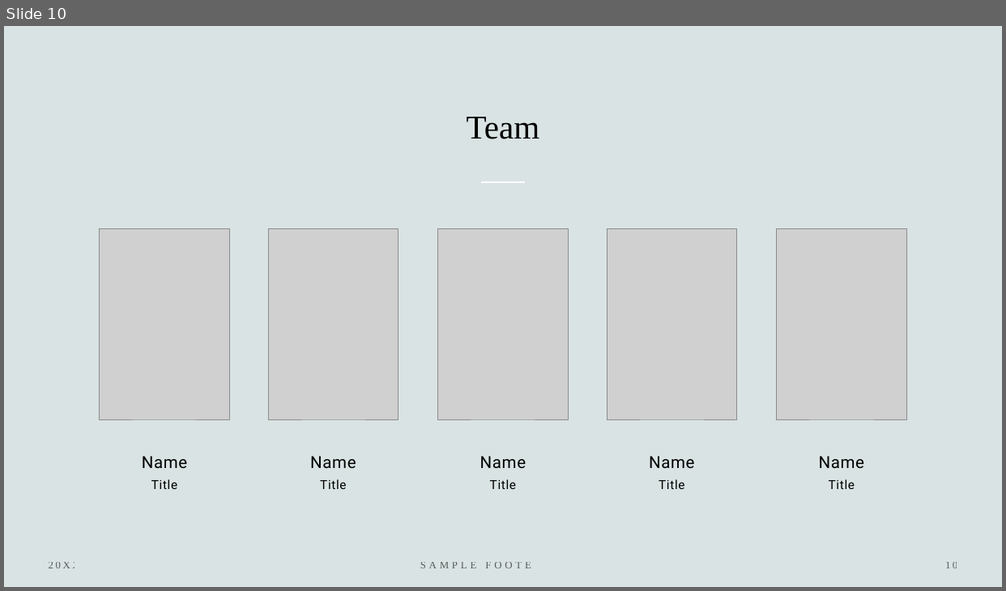
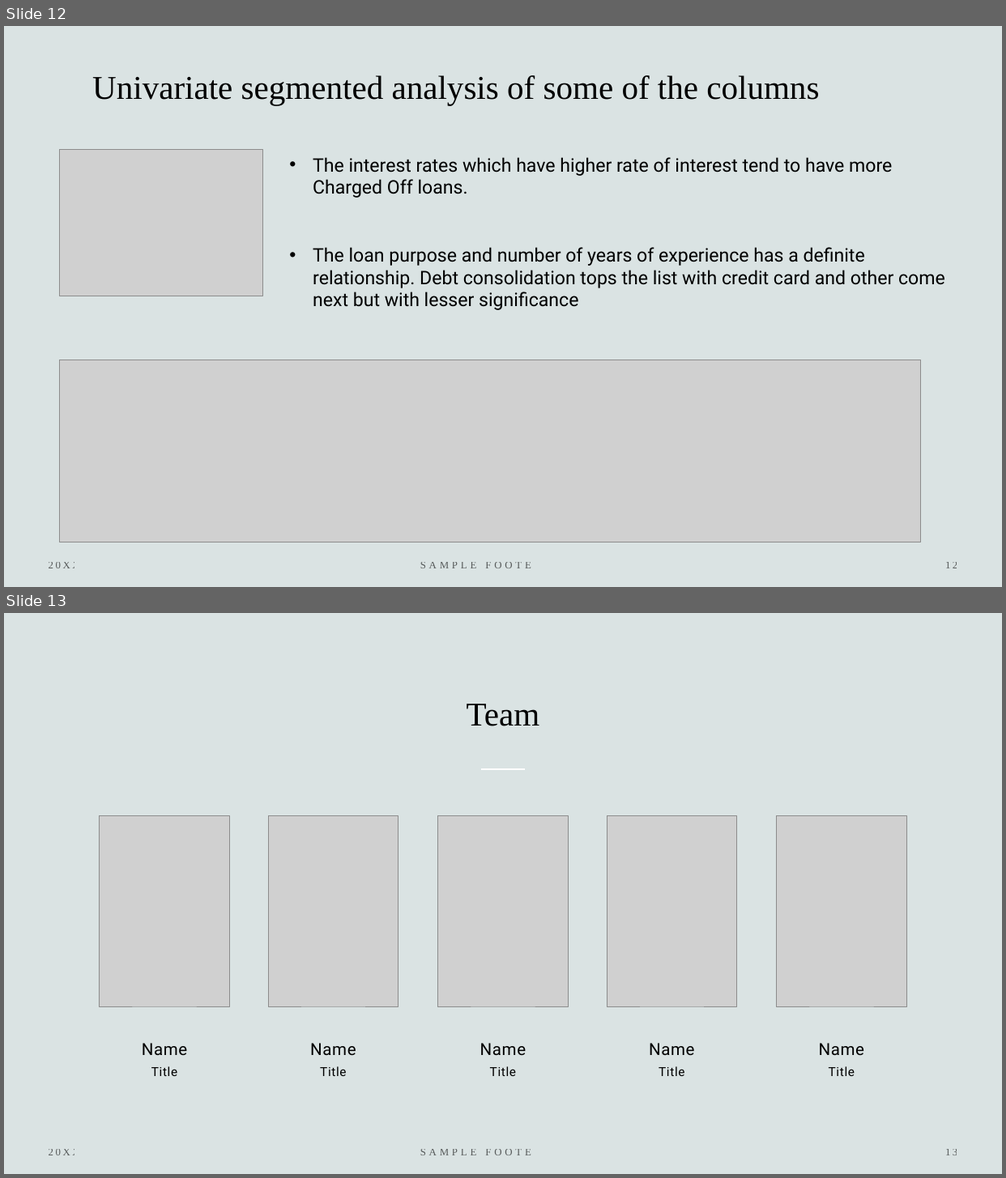
Before and after one commit to nikhil-mothkuri/Lending_Case_Study_Upgrad, a slide deck: Lending Case Study.pptx. Shown one above the other, each under a label of ours: slide 10 before the commit, slides 12 and 13 after it. The pictures are 1006x591 and 1006x1178 pixels, drawn with LibreOffice and Linux fonts; fonts in the diff are those of the drawing; grey boxes stand for pictures. Boxes give left, top, right and bottom in pixels: in the first picture for what was removed or moved away, otherwise in the second. Text is boxed around its words. In the diff, an @@ line names an element or a change of style, - is before the commit and + after.

Commit message:
Presentation changes

```diff
--- a/Lending Case Study.pptx
+++ b/Lending Case Study.pptx
@@ slide 12 added at (4,26,1002,587), background #DAE3E3 @@
@@ title added at (92,75,819,105), 32 pt, text #000000 @@
+Univariate segmented analysis of some of the columns
@@ picture added at (59,149,262,297) @@
@@ text added at (313,157,892,198), 18 pt, text #000000 @@
+• The interest rates which have higher rate of interest tend to have more Charged Off loans.
@@ text added at (313,247,945,310), 18 pt, text #000000 @@
+• The loan purpose and number of years of experience has a definite relationship. Debt consolidation tops the list with credit card and other come next but with lesser significance
@@ picture added at (59,360,921,542) @@
@@ text added at (49,562,80,569), 10 pt, text #000000 at 60% opacity @@
+20XX
@@ text added at (420,562,541,569), 10 pt, text #000000 at 60% opacity @@
+SAMPLE FOOTER TEXT
@@ page number added at (945,562,957,569), 10 pt, text #000000 at 60% opacity @@
+12
@@ what was slide 10 is now slide 13 @@
@@ page number at (945,1149,957,1156): text changed @@
-10
+13
```
Also in this commit, not shown: 2 other slides added.
